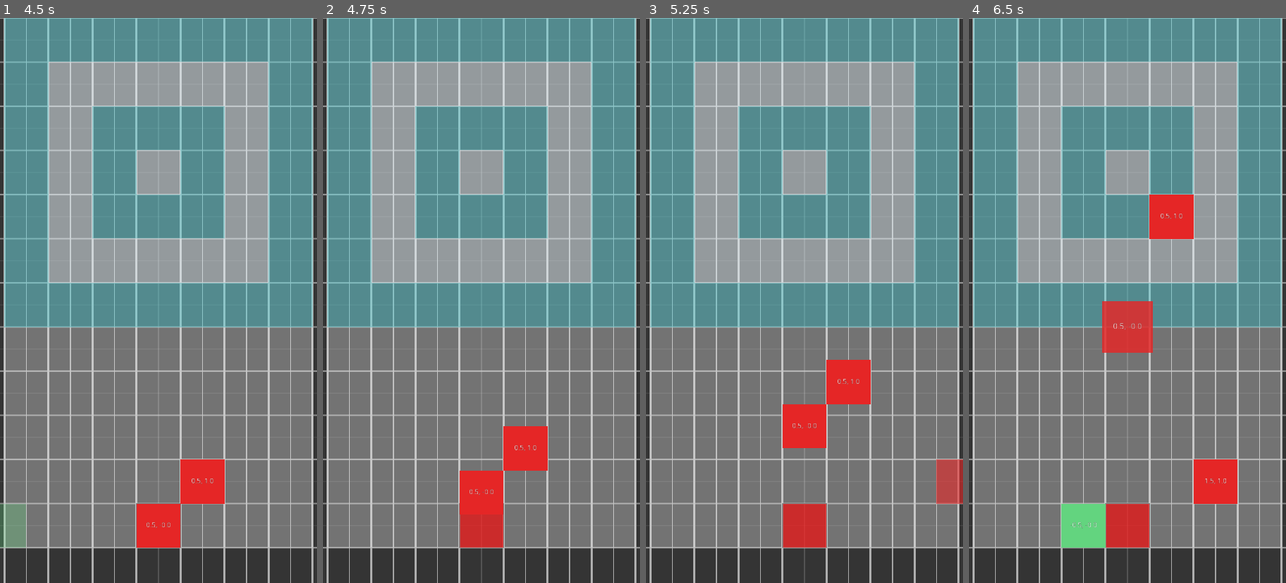
Above: before the commit, frames 1-4 (left to right).
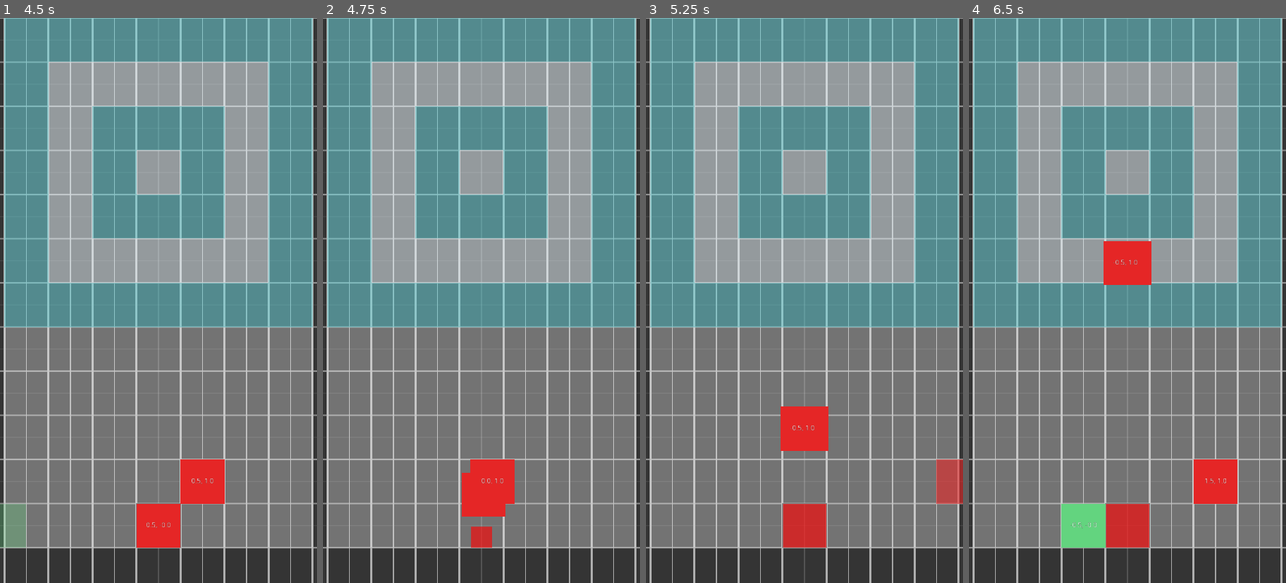
Above: after the commit, the same moments.

Repository: funexpected/jamper
Game: Godot game, scene res://level.tscn
Same seed, same stepped clock (60 frames per second), same inputs: the game is played once before the commit and once after it. This scene is started directly instead of the project's main scene.
Inputs (mouse positions are in pixels of both pictures, inside the frame that each line leads up to):
- Up to frame 1 (4.5 s): tap Enter at 0.5 s; move the mouse to (228, 272) at 0.52 s; click (228, 272) at 0.67 s; move the mouse to (95, 328) at 1.27 s; click (95, 328) at 1.42 s; tap Space at 2 s; move the mouse to (190, 176) at 2.02 s; click (190, 176) at 2.17 s; move the mouse to (142, 413) at 2.77 s; click (142, 413) at 2.92 s; move the mouse to (253, 385) at 3.52 s; click (253, 385) at 3.67 s; move the mouse to (63, 215) at 4.27 s; click (63, 215) at 4.42 s
- Up to frame 2 (4.75 s): no input
- Up to frame 3 (5.25 s): move the mouse to (820, 300) at 5.02 s; click (820, 300) at 5.17 s
- Up to frame 4 (6.5 s): move the mouse to (1079, 159) at 5.77 s; click (1079, 159) at 5.92 s

Frame 1 is identical in both runs. In frame 2, 2.2% of the frame differs, in the area x 42-71%, y 72-94%; in frame 3, 1.4%; in frame 4, 3.7%, in the area x 42-71%, y 31-60%.

Commit message:
fix field

Diff:
--- a/field.gd
+++ b/field.gd
@@ -62,7 +62,7 @@
 	obj.tween.remove_all()
 	print(obj.tween)
 	obj.remove_from_group("square")
-#	print_table()
+	print_table()
 	var speed = obj.speed.y
 	var dic = block_is_good(obj)
 
@@ -86,7 +86,7 @@
 		i += 1
 
 func block_is_good(obj):
-	var tmp_obj_pos_x = obj.position.x + 1080/2
+	var tmp_obj_pos_x = obj.position.x + obj.get_parent().position.x + 1080/2
 	var column = int(tmp_obj_pos_x / size_block)
 	var cell = what_cell_is_empty_in_column(column)
 	return(__is_color_same(cell, obj))
@@ -140,7 +140,7 @@
 	yield(Time.defer(), "completed")
 #	print("in run")
 	var start_pos = obj.position
-	var prom = -1800 + 150/2 +  dic["cell"]["y"]*150
+	var prom = -1800 + 150/2 +  dic["cell"]["y"]*150 - obj.get_parent().position.y
 	var end_pos = Vector2(start_pos.x, prom)
 	var s = start_pos.y - end_pos.y
 	var t = s / obj.speed.y
@@ -151,11 +151,16 @@
 func run_bad_block(obj, dic):
 	yield(Time.defer(), "completed")
 	var start_pos = obj.position
-	var prom = -1800 + 150/2 +  dic["cell"]["y"]*150
+	var prom = -1800 + 150/2 +  dic["cell"]["y"]*150 - obj.get_parent().position.y
 	var end_pos = Vector2(start_pos.x, prom)
 	var s = start_pos.y - end_pos.y
 	var t = s / obj.speed.y
-	tw.ip(obj, "position:y", start_pos.y, end_pos.y, t)
+
+
+
+
+
+	tw.ip(obj, "position:y", obj.position.y, end_pos.y, t)
 	yield(Time.wait(t), "completed")
 	destroy(obj)
 
--- a/level.gd
+++ b/level.gd
@@ -63,9 +63,21 @@
 		var baba = grandma.get_player_position()
 		var block = sq.get_pos()
 		if int(baba.x) == int(block.x):
+			yield(prepare_jump(sq), "completed")
 #		sq.position.y == grandma.position - 150:
 			print("Touch")
 			field.push(sq)
+
+func prepare_jump(sq):
+	var bab = grandma.position.x
+	var bl = sq.position.x + sq.get_parent().position.x
+	var s = abs(bab - bl)
+	var t = s / sq.speed.x
+	tw.ip(grandma, "scale", Vector2(1,1), Vector2(0.1, 0.1), t/2)
+	yield(Time.wait(t/2),"completed")
+	tw.ip(grandma, "scale", Vector2(0.1,0.1), Vector2(1, 1), t/2)
+	yield(Time.wait(t/2),"completed")
+
 
 
 func get_active_squares():
--- a/square.gd
+++ b/square.gd
@@ -18,7 +18,6 @@
 
 
 func get_pos():
-	var zero_pos = get_tree().get_nodes_in_group("level")[0].position
 	if direction.x > 0:
 		return Vector2((position.x / 75)/ 2.0 - 3, y_pos)
 	else:
